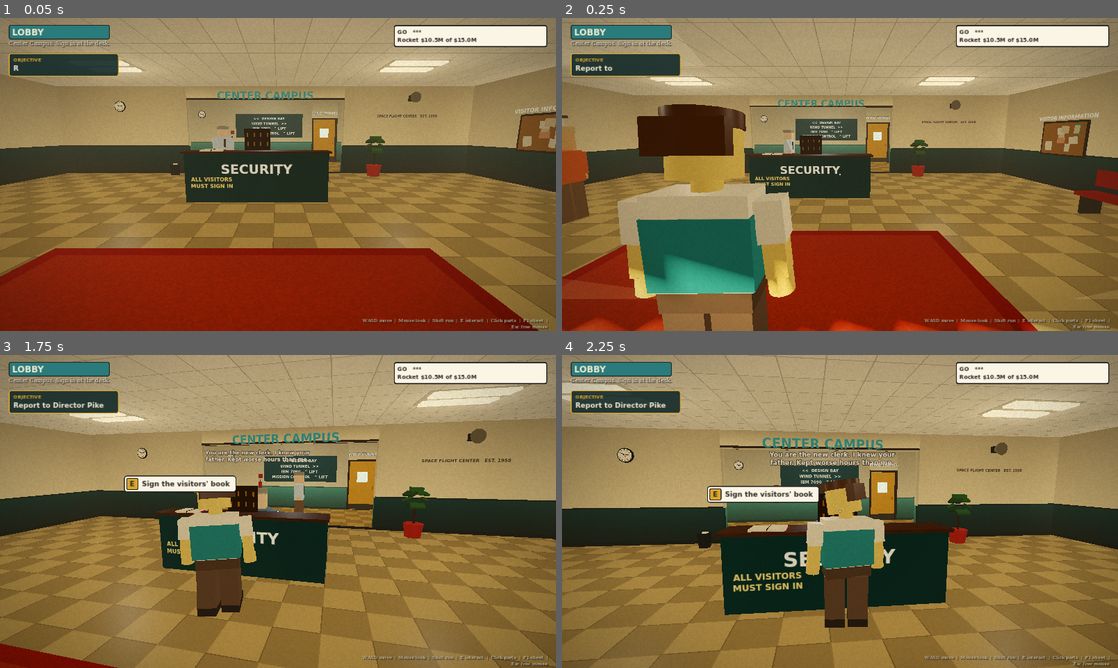
Above: before the commit, frames 1-4 (two rows, left to right).
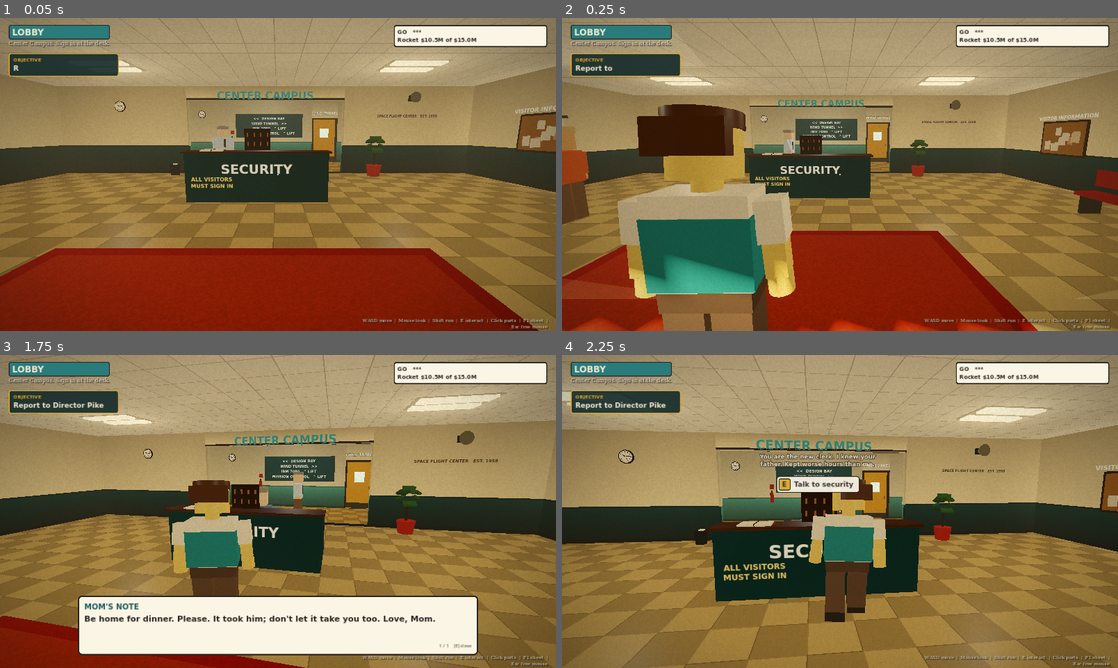
Above: after the commit, the same moments.

Repository: Oblivith/nasa-reload
Game: Godot game, scene res://scenes/world/facility/facility.tscn
Same seed, same stepped clock (60 frames per second), same inputs: the game is played once before the commit and once after it. This scene is started directly instead of the project's main scene.
Inputs (mouse positions are in pixels of both pictures, inside the frame that each line leads up to):
- Up to frame 1 (0.05 s): no input
- Up to frame 2 (0.25 s): no input
- Up to frame 3 (1.75 s): tap Enter at 0.5 s; move the mouse to (305, 511) at 0.52 s; hold W (player_move_forward) from 0.53 s (still down); tap E (player_interact) at 0.6 s; click (305, 511) at 0.67 s; tap Space at 0.77, 1.07, 1.52 s; move the mouse to (250, 511) at 1.27 s; tap Shift (player_sprint) at 1.35 s
- Up to frame 4 (2.25 s): keep holding W (player_move_forward); tap Space at 1.82 s; move the mouse to (851, 505) at 2.02 s; tap Q (player_swap_shoulder) at 2.1 s

The runs differ from the first frame. In frame 1, 0.3% of the frame differs, in the area x 93-100%, y 32-42%; in frame 2, 0.2%; in frame 3, 36%, in the area x 0-100%, y 0-100%; in frame 4, 25%.

Commit message:
Story 3/11: lobby - Mom's note, the bag, security guard
Mom's note shows on arrival and again with E on the bag (new kit prop).
NPCs can carry a 'talk' option: E frames a two-shot and fires a story trigger.
Triggers and autoplay are in data/story_level1.json. Adds a story self-test
(-- --storytest) that plays the scenes inside the real facility.

Co-Authored-By: Claude Fable 5.2 <noreply@anthropic.com>

Diff:
--- a/data/facility_world.json
+++ b/data/facility_world.json
@@ -1,6 +1,6 @@
 {
   "comment": "Level layout of the Center Campus building: rooms, doors, windows, lift, props.",
-  "notes": "Code generated with AI assistance (Claude). Revi …(506 unchanged characters)… prop (roles are in facility_npcs.json); 'interact' makes it usable and fires StoryTriggers.fire(id). 'structures' (platforms, stairs, rails …(610 unchanged characters)…
+  "notes": "Code generated with AI assistance (Claude). Revi …(506 unchanged characters)… prop (roles are in facility_npcs.json); an npc may carry 'talk': {id, prompt} (press E to talk: fires StoryTriggers.fire(id)) and 'name' (a floating name tag); 'interact' makes a prop usable and fires StoryTriggers.fire(id). What is said in answer to those ids is in story_level1.json 'triggers'. 'structures' (platforms, stairs, rails …(610 unchanged characters)…
   "atmosphere": {
     "quality": 2, "exposure": 1.0, "white": 5.0, "ambient": 0.45, "ambient_color": "fff0da",
     "glow_intensity": 0.4, "glow_bloom": 0.04, "glow_threshold": 1.0,
@@ -48,7 +48,7 @@
      "lights": {"kind": "fluoro", "nx": 2, "nz": 2, "energy": 0.7, "color": "fff3dc"},
      "entry": [8, 8.5],
      "props": [
-       ["security_desk", 8, 4.2, 0, {"npc": {"role": "guard", "bark": "guard"},
+       ["security_desk", 8, 4.2, 0, {"npc": {"role": "guard", "bark": "guard", "talk": {"id": "talk_guard", "prompt": "E  Talk to security"}},
          "interact": {"id": "sign_in_book", "prompt": "E  Sign the visitors' book", "at": [-1.0, 1.2, 0.4], "from": [-1.0, 1.75, 1.7],
            "say": "You sign in. Somebody has written the same surname forty lines up, in a hand you know."}}],
        ["display_case", 2.2, 6.5, 90, {"npc": {"role": "visitor", "pose": "stand", "bark": "visitor"},
@@ -56,6 +56,8 @@
            "say": "Four rockets, smallest to tallest. The brass plate under the last one is blank."}}],
        ["bench_seat", 14.2, 6.5, -90, {}],
        ["bench_seat", 14.2, 9.2, -90, {}],
+       ["bag", 14.15, 9.75, -90, {"y": 0.46,
+         "interact": {"id": "moms_bag", "prompt": "E  Read Mom's note", "at": [0, 0.2, 0.05], "from": [0.25, 0.75, 1.25]}}],
        ["plant", 1.0, 10.9, 0, {}],
        ["plant", 15.0, 10.9, 0, {}],
        ["plant", 12.0, 0.8, 0, {}],
--- a/data/story_level1.json
+++ b/data/story_level1.json
@@ -1,6 +1,6 @@
 {
   "comment": "Level 1 story flow: which lines play, on which trigger, in what order.",
-  "notes": "Code generated with AI assistance (Claude). Revi …(920 unchanged characters)… tep at once if that flag is already set.",
+  "notes": "Code generated with AI assistance (Claude). Revi …(920 unchanged characters)… tep at once if that flag is already set. TRIGGERS: keyed by the id the world fires (an 'interact' or 'talk' id in facility_world.json, or any StoryTriggers event). Each is a list of cases; the first case whose 'if' flags are all set and 'unless' flags are all unset plays its 'lines', then sets the flags in 'set' and fires the event in 'fire' (objectives listen for those). AUTOPLAY: a trigger that plays by itself 'delay' seconds after the player first walks into 'area'.",
   "line_refs_in": ["pike_lines", "npc_barks", "facility_audio"],
   "ui": {
     "chars_per_second": 60,
@@ -35,5 +35,15 @@
     { "id": "dads_office", "complete_on": { "area": "dad_office" }, "required": true },
     { "id": "listen_tapes", "complete_on": { "event": "tapes_all_heard" }, "done_if_flag": "tapes_all_heard", "required": true }
   ],
-  "triggers": {}
+  "autoplay": [
+    { "area": "lobby", "trigger": "moms_bag", "unless": ["mom_note_seen"], "delay": 1.5 }
+  ],
+  "triggers": {
+    "moms_bag": [
+      { "lines": ["lobby.mom_note"], "set": ["mom_note_seen"] }
+    ],
+    "talk_guard": [
+      { "lines": ["lobby.guard_1", "lobby.guard_2"], "set": ["guard_met"] }
+    ]
+  }
 }
--- /dev/null
+++ b/scenes/world/kit/bag.tscn
@@ -0,0 +1,7 @@
+[gd_scene load_steps=2 format=3]
+
+[ext_resource type="Script" path="res://scripts/world/kit_prop.gd" id="1"]
+
+[node name="Bag" type="Node3D"]
+script = ExtResource("1")
+kind = "bag"
--- a/scripts/systems/story.gd
+++ b/scripts/systems/story.gd
@@ -33,6 +33,7 @@
 var _captions: StoryDialogueBox = null
 var _queue: Array = []                 # trigger ids waiting for the screen to be free
 var _tracker: ObjectiveTracker
+var _selftest: bool = false
 
 
 func _ready() -> void:
@@ -40,6 +41,7 @@
 	dialogue = DataLoader.raw.get(DIALOGUE_FILE, {})
 	flow = DataLoader.raw.get(FLOW_FILE, {})
 	autoplay = OS.get_cmdline_user_args().is_empty()
+	_selftest = "--storytest" in OS.get_cmdline_user_args()
 	for file: String in flow.get("line_refs_in", []):
 		if DataLoader.raw.has(file):
 			DataLoader.raw[file] = _resolve_refs(DataLoader.raw[file])
@@ -255,6 +257,14 @@
 
 func _on_area(area_id: String, _first_time: bool) -> void:
 	_objective_signal("area", area_id)
+	if not autoplay:
+		return
+	for auto: Dictionary in flow.get("autoplay", []):
+		if str(auto.get("area", "")) == area_id and _all_set(auto.get("if")) and _none_set(auto.get("unless")):
+			var trigger_id := str(auto.get("trigger", ""))
+			get_tree().create_timer(float(auto.get("delay", 1.0))).timeout.connect(func() -> void:
+				if _none_set(auto.get("unless")):
+					play_when_free(trigger_id))
 
 
 # --- Facility ------------------------------------------------------------------------
@@ -266,6 +276,9 @@
 	_host = facility
 	_tracker.visible = true
 	_tracker.show_objective(objective_text())
+	if _selftest:
+		_selftest = false
+		StorySelfTest.new().run.call_deferred(self, facility)
 
 
 func _on_scene_changed(path: String) -> void:
--- /dev/null
+++ b/scripts/tests/story_selftest.gd
@@ -0,0 +1,128 @@
+# Code generated with AI assistance (Claude). Reviewed by team.
+class_name StorySelfTest
+extends RefCounted
+## Plays the whole Level 1 story inside the real facility, the way a player would:
+## walks up to each person and object, presses E, reads every line, and checks the
+## objective tracker after each step. Run it (always with a timeout):
+##   godot --headless --path . scenes/world/facility/facility.tscn -- --storytest
+## Story (autoload) starts it when the facility is ready.
+
+var story: Node
+var facility: Node
+var player: Player
+var failures: PackedStringArray = []
+
+
+func run(story_node: Node, facility_node: Node) -> void:
+	story = story_node
+	facility = facility_node
+	player = facility.get("_player")
+	print("STORY SELFTEST")
+	await _settle(8)
+	for step: String in ["_test_lobby", "_test_pike", "_test_design_bay", "_test_cafeteria", "_test_ibm",
+			"_test_barks", "_test_launch", "_test_dad_office", "_test_ending"]:
+		if has_method(step):
+			await call(step)
+	print("STORY SELFTEST %s" % ("PASS" if failures.is_empty() else "FAIL: " + " | ".join(failures)))
+	facility.get_tree().quit(0 if failures.is_empty() else 1)
+
+
+# --- Scenes --------------------------------------------------------------------------
+
+func _test_lobby() -> void:
+	print(" LOBBY")
+	_expect(story.objective_id() == "report_to_pike", "first objective is '%s'" % story.objective_text())
+	story.play_when_free("moms_bag")          # what autoplay does on spawn
+	await _settle(4)
+	var note := await _read()
+	_expect(note.size() == 1 and note[0].contains("Love, Mom"), "Mom's note shows on arrival")
+	_expect(GameState.has_flag("mom_note_seen"), "the note is remembered as seen")
+	_expect((await _use_and_read("moms_bag")).size() == 1, "E on the bag shows the note again")
+	_expect((await _use_and_read("talk_guard")).size() == 2, "the guard has two lines")
+
+
+# --- Helpers -------------------------------------------------------------------------
+
+func _expect(ok: bool, what: String) -> void:
+	print("  [%s] %s" % ["ok" if ok else "FAIL", what])
+	if not ok:
+		failures.append(what)
+
+
+func _settle(frames: int = 6) -> void:
+	for i in frames:
+		await facility.get_tree().physics_frame
+	await facility.get_tree().process_frame
+
+
+func _interactable(id: String) -> Interactable:
+	for node in facility.get_tree().get_nodes_in_group(Interactable.GROUP):
+		if str(node.get_meta("interact_id", "")) == id:
+			return node as Interactable
+	return null
+
+
+## Stands the player in front of an interactable, looking at it. True if it gets focus.
+func _face(id: String) -> bool:
+	var it := _interactable(id)
+	if it == null:
+		return false
+	var focus := it.focus_point()
+	var world: FacilityWorld = facility.get("world")
+	var room_id := world.room_at(focus)
+	var floor_y := (world.rooms[room_id] as WorldRoom).base_y if world.rooms.has(room_id) else focus.y - 1.0
+	# Try a ring of standing spots around it; the first one that gets focus wins.
+	var dirs: Array[Vector3] = []
+	if it.camera_point != null:
+		var toward := it.camera_point.global_position - focus
+		dirs.append(Vector3(toward.x, 0, toward.z).normalized())
+	var forward := (it.get_parent() as Node3D).global_basis.z
+	dirs.append(Vector3(forward.x, 0, forward.z).normalized())
+	for k in 8:
+		dirs.append(Vector3(sin(TAU * k / 8.0), 0, cos(TAU * k / 8.0)))
+	for dir in dirs:
+		for dist: float in [1.2, 1.7, 2.2]:
+			var stand: Vector3 = focus + dir * dist
+			# Stay on the floor the object is on (tiers and platforms are a little higher).
+			stand.y = maxf(floor_y, focus.y - 1.6)
+			if world.room_at(stand + Vector3(0, 0.9, 0)) != room_id:
+				continue
+			player.teleport(stand, focus - stand)
+			await _settle(5)
+			if player.focused() == it:
+				return true
+	return false
+
+
+## Walks up to `id`, presses E and reads the dialogue to the end. Returns the lines.
+func _use_and_read(id: String) -> PackedStringArray:
+	if not await _face(id):
+		_expect(false, "can reach and look at '%s'" % id)
+		return []
+	player.try_interact()
+	await _settle(3)
+	return await _read()
+
+
+## Reads the open dialogue box to the end, pressing E. Returns "SPEAKER: text" lines.
+func _read(decline_confirm: bool = false) -> PackedStringArray:
+	var said: PackedStringArray = []
+	var box := facility.get("_overlay") as StoryDialogueBox
+	var guard := 0
+	while box != null and is_instance_valid(box) and not box.is_queued_for_deletion() and guard < 400:
+		guard += 1
+		var index := box.current_index()
+		var entry: Dictionary = box.get("_lines")[index]
+		var text := "%s: %s" % [str(entry.get("speaker", "")), str(entry.get("text", ""))]
+		if said.is_empty() or said[said.size() - 1] != text:
+			said.append(text)
+			print("      " + text)
+		if bool(entry.get("confirm", false)) and decline_confirm:
+			box.skip_all()
+		else:
+			box.advance()
+			box.advance()
+		await facility.get_tree().process_frame
+		box = facility.get("_overlay") as StoryDialogueBox
+	await _settle(3)
+	return said
--- a/scripts/world/facility_world.gd
+++ b/scripts/world/facility_world.gd
@@ -230,6 +230,20 @@
 		npc.name = "Npc_%s_%d" % [npc.role, npcs.size()]
 		npc.setup(self, roles.get(npc.role, {}), pose, layers, barks.get(str(spec.get("bark", "")), []))
 		npcs.append(npc)
+		if spec.has("talk"):
+			_npc_talk(npc, spec["talk"])
+		if str(spec.get("name", "")) != "":
+			var tag := Label3D.new()
+			tag.text = str(spec["name"])
+			tag.font = ConsoleTheme.typewriter()
+			tag.font_size = 56
+			tag.pixel_size = 0.005
+			tag.outline_size = 10
+			tag.outline_modulate = Color("2b2622")
+			tag.billboard = BaseMaterial3D.BILLBOARD_ENABLED
+			tag.position = Vector3(0, 2.2 if pose == "stand" or pose == "talk" else 1.95, 0)
+			tag.visibility_range_end = 14.0
+			npc.add_child(tag)
 		return npc
 	for room in room_list:
 		for prop in room.props:
@@ -272,6 +286,17 @@
 		add_child(npc)
 		npc.set_route(spec.get("route", []))
 		walkers.append(npc)
+
+
+## An NPC option "talk": {id, prompt, at?} lets the player talk to them: the camera frames
+## the two of you and the world fires StoryTriggers.fire(id); the story answers.
+func _npc_talk(npc: WorldNpc, spec: Dictionary) -> void:
+	var at: Array = spec.get("at", [0, 1.25, 0])
+	var it := WorldInteract.make(npc, str(spec.get("id", "talk_" + npc.role)), str(spec.get("prompt", "E  Talk")),
+			Vector3(float(at[0]), float(at[1]), float(at[2])))
+	it.framing = Interactable.Framing.TWO_SHOT
+	it.radius = float(spec.get("radius", 3.0))
+	it.used.connect(func(_by: Player) -> void: StoryTriggers.fire(str(it.get_meta("interact_id")), {"role": npc.role}))
 
 
 # --- Queries -------------------------------------------------------------------------
--- a/scripts/world/kit_library.gd
+++ b/scripts/world/kit_library.gd
@@ -36,7 +36,7 @@
 	"teletype", "pike_desk", "chart_board", "bookshelf", "moon_poster", "model_rocket", "tape_player",
 	"dust_boxes", "coat_rack", "mc_console", "wall_screen", "status_board", "ceiling_fan", "sofa", "rug",
 	"safe", "pa_speaker", "exit_sign", "trash_can", "floor_open", "tree", "flagpole", "car", "pad_plinth",
-	"rail", "desk_lamp", "photo_frame", "window_blind",
+	"rail", "desk_lamp", "photo_frame", "window_blind", "bag",
 ]
 
 
@@ -109,6 +109,7 @@
 		"desk_lamp": _desk_lamp(bm, Vector3.ZERO, prop)
 		"photo_frame": _photo_frame(bm, prop)
 		"window_blind": _window_blind(bm, o)
+		"bag": _bag(bm, prop)
 		_:
 			push_warning("KitLibrary: unknown prop kind '%s'" % kind)
 			b(bm, 0, 0.5, 0, 1, 1, 1, Color("ff00ff"))
@@ -387,6 +388,16 @@
 	prop.lod_range = 15.0
 	bm.box(Vector3(0, 0.1, 0), Vector3(0.18, 0.2, 0.02), WOOD_D, "wood", Basis(Vector3.RIGHT, -0.2))
 	bm.box(Vector3(0, 0.1, 0.012), Vector3(0.14, 0.16, 0.01), Color("d8cdb4"), "matte", Basis(Vector3.RIGHT, -0.2))
+
+
+## A canvas satchel with a folded note tucked under the flap (Mom's note, in the lobby).
+static func _bag(bm: BrickMesh, prop: KitProp) -> void:
+	prop.lod_range = 20.0
+	b(bm, 0, 0.14, 0, 0.42, 0.28, 0.16, WOOD)
+	b(bm, 0, 0.23, 0.085, 0.42, 0.12, 0.02, WOOD_D)
+	b(bm, 0, 0.19, 0.1, 0.06, 0.05, 0.02, MUSTARD, "metal")
+	b(bm, 0, 0.3, 0, 0.3, 0.04, 0.04, WOOD_D)
+	bm.box(Vector3(0.1, 0.3, 0.05), Vector3(0.13, 0.1, 0.01), PAPER, "matte", Basis(Vector3.BACK, -0.25))
 
 
 static func _window_blind(bm: BrickMesh, o: Dictionary) -> void:
